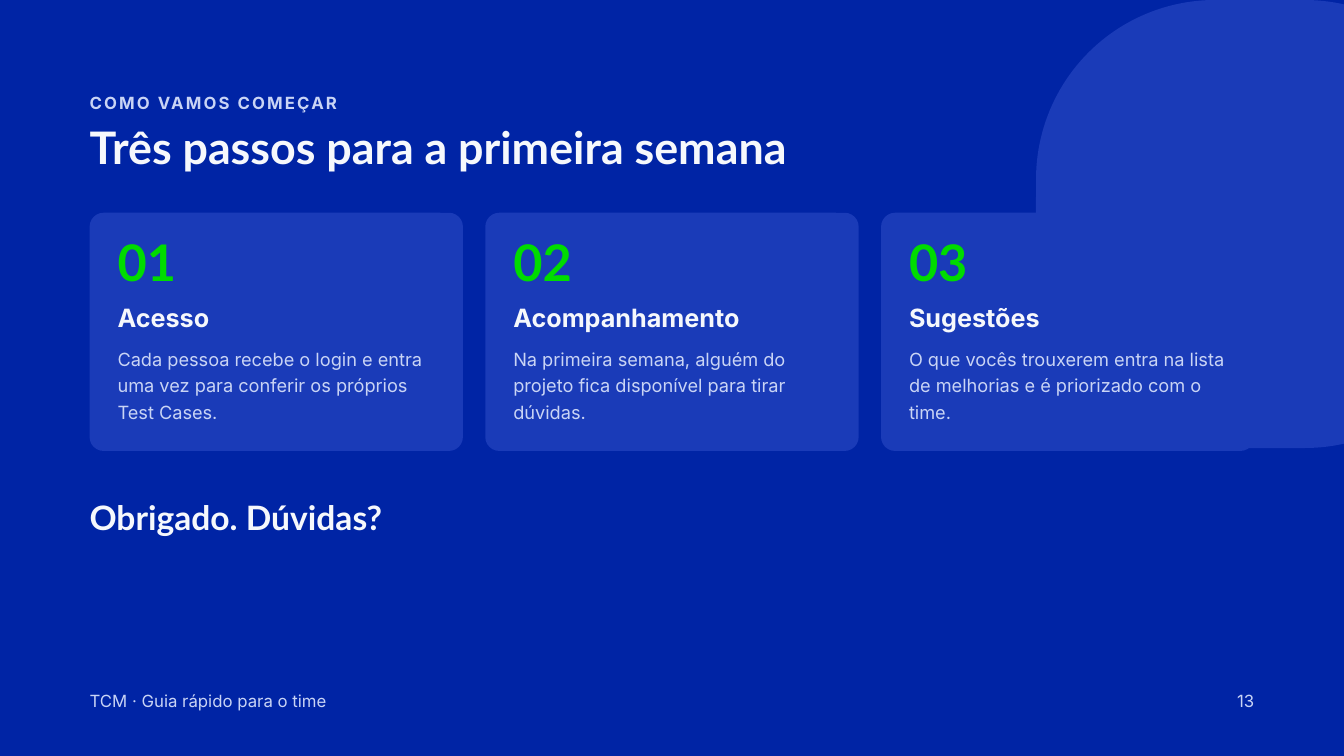
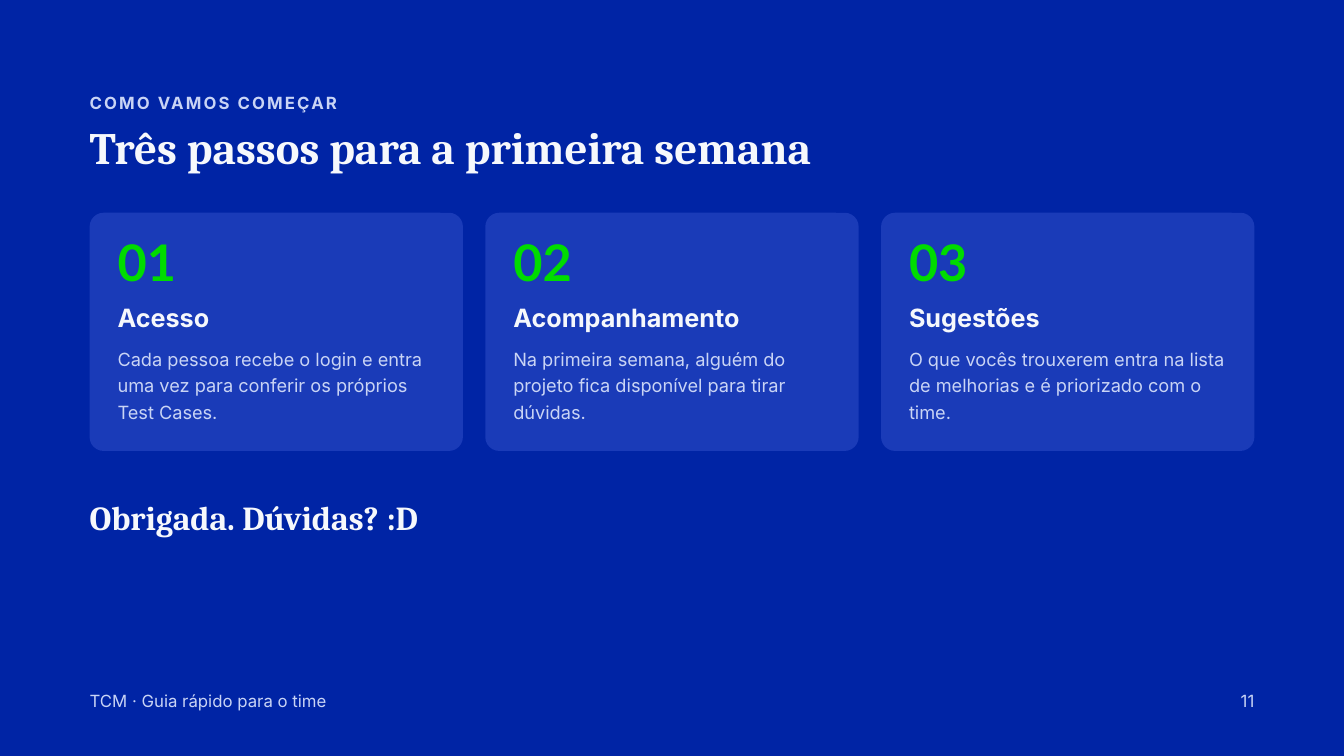
Before and after one commit to acarolinelais/tcm, a slide deck: slide 11 of docs/apresentacoes/tcm-guia-do-time.pptx (slide 13 before the commit). Drawn at 1344x756 pixels with LibreOffice and Linux fonts; fonts in the diff are those of the drawing. Boxes give left, top, right and bottom in pixels: in the first picture for what was removed or moved away, otherwise in the second. Text is boxed around its words. In the diff, an @@ line names an element or a change of style, - is before the commit and + after.

```diff
--- a/docs/apresentacoes/tcm-guia-do-time.pptx
+++ b/docs/apresentacoes/tcm-guia-do-time.pptx
@@ rounded rectangle removed at [1036, 0, 1344, 448] @@
@@ title "Três passos para a primeira ..." at [90, 132, 811, 174]: font Lato to Cambria @@
@@ text at [90, 506, 418, 538]: text changed; font Lato to Cambria @@
-Obrigado. Dúvidas?
+Obrigada. Dúvidas? :D
@@ text at [1241, 694, 1255, 707]: text changed @@
-13
+11
```
Also in this commit, not shown: 10 other slides changed.
